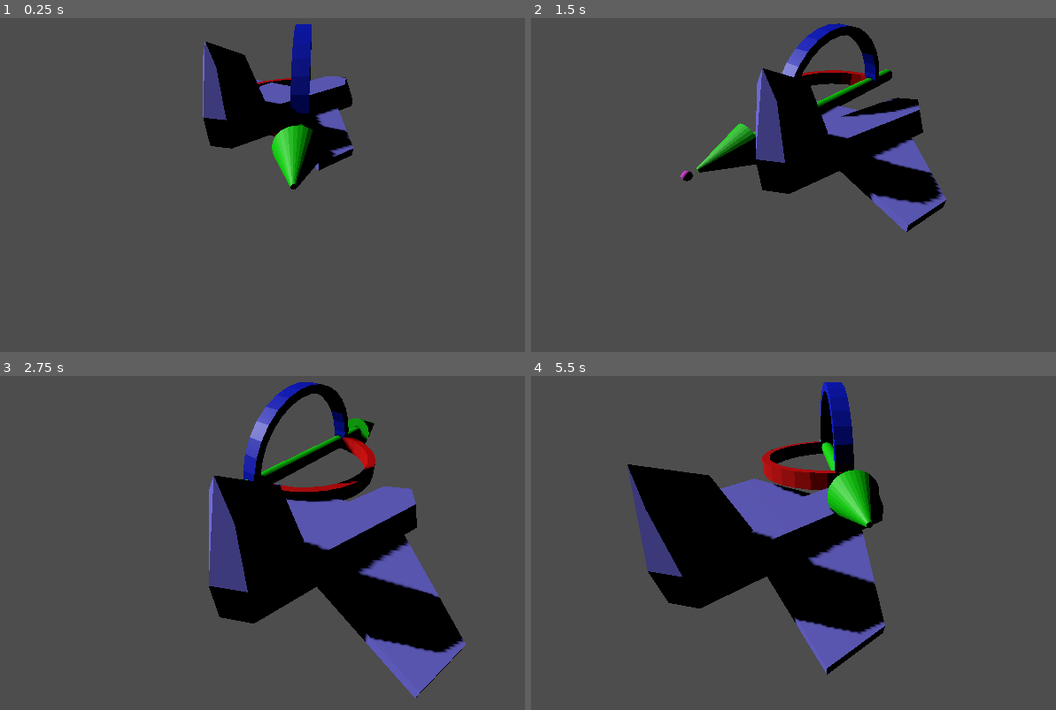
Above: before the commit, frames 1-4 (two rows, left to right).
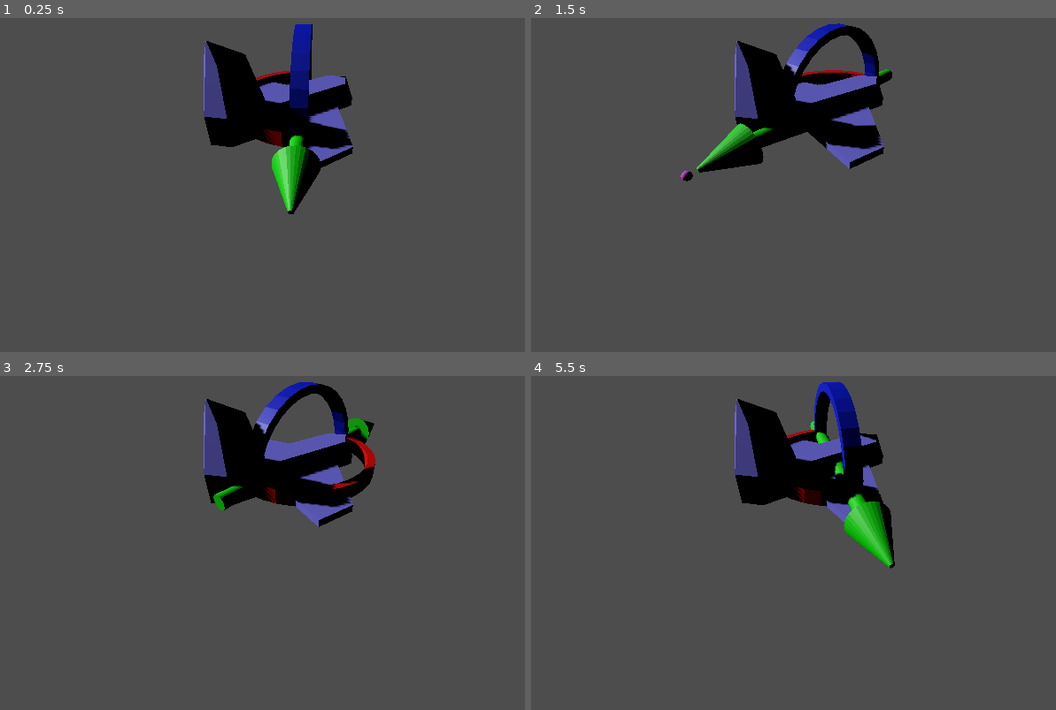
Above: after the commit, the same moments.

Repository: RinneT/3d_spaceship
Game: Godot game, scene res://cursor.tscn
Same seed, same stepped clock (60 frames per second), same inputs: the game is played once before the commit and once after it.
Inputs (mouse positions are in pixels of both pictures, inside the frame that each line leads up to):
- Up to frame 1 (0.25 s): no input
- Up to frame 2 (1.5 s): move the mouse to (982, 134) at 0.52 s; move the mouse to (688, 174) at 1.27 s
- Up to frame 3 (2.75 s): move the mouse to (367, 426) at 2.02 s
- Up to frame 4 (5.5 s): move the mouse to (793, 593) at 2.77 s; move the mouse to (1040, 573) at 3.52 s; move the mouse to (615, 456) at 4.27 s; move the mouse to (861, 512) at 5.02 s

The runs differ from the first frame. In frame 1, 2.3% of the frame differs, in the area x 38-68%, y 1-59%; in frame 2, 10%; in frame 3, 21%; in frame 4, 24%, in the area x 18-70%, y 1-90%.

Commit message:
Adjusted basic steering behaviours

Diff:
--- a/AI/Steering/2D/align.gd
+++ b/AI/Steering/2D/align.gd
@@ -1,21 +1,33 @@
 class_name Align
 extends AbstractSteering
 
+var max_angular_acceleration: float
+var max_rotation: float
 var target_radius: float
 var slow_radius: float
-var max_rotation: float
 var time_to_target: float
 
 # Align algorithm to rotate to a target orientation and slow rotation down in time
 # Returns null if no steering is required
 # To Face the opposite direction, add pi to the target orientation!
 func get_steering() -> SteeringOutput2D:
+	if !max_angular_acceleration:
+		push_error("max_angular_acceleration not set for Align behaviour!")
+	if !target_radius:
+		push_error("target_radius not set for Align behaviour!")
+	if !slow_radius:
+		push_error("slow_radius not set for Align behaviour!")
+	if !max_rotation:
+		push_error("max_rotation not set for Align behaviour!")
+	if !time_to_target:
+		push_error("time_to_target not set for Align behaviour!")
+
 	var steering: SteeringOutput2D = SteeringOutput2D.new()
 	# Get the naive direction to the target
 	var rotation_direction: float = target.orientation - character.orientation
 
 	# Map the result to the (-pi, pi) interval
-	var rotation = 0.0 # TODO: remap()??
+	var rotation = rotation_direction # TODO: remap()??
 	var rotation_size = abs(rotation_direction)
 
 	# Check if we are there, return no steering
@@ -35,6 +47,12 @@
 	steering.angular = target.rotation - character.rotation
 	steering.angular /= time_to_target
 
+	# Check if the acceleration is too great
+	var angular_acceleration: float = abs(steering.angular)
+	if angular_acceleration > max_angular_acceleration:
+		steering.angular /= angular_acceleration
+		steering.angular *= max_angular_acceleration
+
 	# We do not care about linear velocity here
 	# steering.linear = Vector2() # Unnecessary operation!
 
--- a/AI/Steering/2D/arrive.gd
+++ b/AI/Steering/2D/arrive.gd
@@ -1,7 +1,8 @@
 class_name Arrive
 extends AbstractSteering
 
-var targetRadius: float
+var max_acceleration: float
+var target_radius: float
 var slow_radius: float
 var max_speed: float
 var time_to_target: float
@@ -9,13 +10,24 @@
 # Arrive algorithm to arrive at a target and slow down in time
 # Returns null if no steering is required
 func get_steering() -> SteeringOutput2D:
+	if !max_acceleration:
+		push_error("max_acceleration not set for Arrive behaviour!")
+	if !target_radius:
+		push_error("target_radius not set for Arrive behaviour!")
+	if !slow_radius:
+		push_error("slow_radius not set for Arrive behaviour!")
+	if !max_speed:
+		push_error("max_speed not set for Arrive behaviour!")
+	if !time_to_target:
+		push_error("time_to_target not set for Arrive behaviour!")
+
 	var steering: SteeringOutput2D = SteeringOutput2D.new()
 	# Get the direction to the target
 	var direction: Vector2 = target.position - character.position
 	var distance: float = direction.length()
 
 	# Check if we are there, return no steering
-	if distance < targetRadius:
+	if distance < target_radius:
 		return null
 
 	# If we are outside the slow radius, go max speed
@@ -29,7 +41,11 @@
 
 	# Acceleration tries to get to the target velocity
 	steering.linear = targetVelocity - character.velocity
-	steering.linear = steering.linear / time_to_target
+	steering.linear /= time_to_target
+
+	# Check if the acceleration is too fast
+	if steering.linear.length() > max_acceleration:
+		steering.linear = steering.linear.normalized() * max_acceleration
 
 	# We do not care about orientation here
 	# steering.angular = 0.0 # Unnecessary operation!
--- a/AI/Steering/2D/face.gd
+++ b/AI/Steering/2D/face.gd
@@ -1,11 +1,9 @@
 class_name Face
 extends Align
 
-
-
 # Face algorithm to look at a given target
 func get_steering() -> SteeringOutput2D:
-	var predicted_target: Kinematic2D = target.duplicate()
+	var predicted_target: Kinematic2D = target.clone()
 
 	# Work out the distance to the target
 	var direction = target.position - character.position
--- a/AI/Steering/2D/flee.gd
+++ b/AI/Steering/2D/flee.gd
@@ -1,18 +1,20 @@
 class_name Flee
 extends AbstractSteering
 
-var maxAcceleration: float
+var max_acceleration: float
 
 # Flee algorithm to find the direction to move away from a
 # Does not re-orient the character!
 func get_steering() -> SteeringOutput2D:
+	if !max_acceleration:
+		push_error("max_acceleration not set for Flee behaviour!")
 	var steering: SteeringOutput2D = SteeringOutput2D.new()
 	# Get the inverse direction from the target
 	steering.linear = character.position - target.position
 
 	# Give full acceleration along this direction
 	steering.linear = steering.linear.normalized()
-	steering.linear *= maxAcceleration
+	steering.linear *= max_acceleration
 
 	# We do not care about orientation here
 	# steering.angular = 0.0  # Unnecessary operation!
--- a/AI/Steering/2D/seek.gd
+++ b/AI/Steering/2D/seek.gd
@@ -1,18 +1,20 @@
 class_name Seek
 extends AbstractSteering
 
-var maxAcceleration: float
+var max_acceleration: float
 
 # Seek algorithm to find the direction to a point
 # Does not re-orient the character!
 func get_steering() -> SteeringOutput2D:
+	if !max_acceleration:
+		push_error("max_acceleration not set for Seek behaviour!")
 	var steering: SteeringOutput2D = SteeringOutput2D.new()
 	# Get the direction to the target
 	steering.linear = target.position - character.position
 
 	# Give full acceleration along this direction
 	steering.linear = steering.linear.normalized()
-	steering.linear *= maxAcceleration
+	steering.linear *= max_acceleration
 
 	# We do not care about orientation here
 	# steering.angular = 0.0  # Unnecessary operation!
--- a/AI/Steering/kinematic_2d.gd
+++ b/AI/Steering/kinematic_2d.gd
@@ -5,3 +5,12 @@
 var orientation: float
 var velocity: Vector2
 var rotation: float
+
+# Returns a copy of this object
+func clone() -> Kinematic2D:
+	var dup: Kinematic2D = Kinematic2D.new()
+	dup.position = position
+	dup.orientation = orientation
+	dup.velocity = velocity
+	dup.rotation = rotation
+	return dup
--- a/cursor.tscn
+++ b/cursor.tscn
@@ -44,6 +44,8 @@
 shadow_enabled = true
 
 [node name="Space_Ship" type="RigidBody3D" parent="."]
+collision_layer = 0
+collision_mask = 0
 script = ExtResource("3_hswe5")
 
 [node name="Space_Ship_Mesh" parent="Space_Ship" instance=ExtResource("3_82nvv")]
--- a/project.godot
+++ b/project.godot
@@ -15,6 +15,11 @@
 config/features=PackedStringArray("4.3", "Forward Plus")
 config/icon="res://icon.svg"
 
+[editor]
+
+version_control/plugin_name="GitPlugin"
+version_control/autoload_on_startup=true
+
 [physics]
 
 3d/default_gravity_vector=Vector3(0, 0, 0)
--- a/space_ship.gd
+++ b/space_ship.gd
@@ -8,11 +8,12 @@
 
 # Called when the node enters the scene tree for the first time.
 func _ready() -> void:
-	behaviour = Arrive.new()
-	behaviour.max_speed = 1.0
+	behaviour = Face.new()
+	behaviour.max_rotation = 1.0
 	behaviour.slow_radius = 15.0
-	behaviour.targetRadius = 1
+	behaviour.target_radius = 0.1
 	behaviour.time_to_target = 0.1
+	behaviour.max_angular_acceleration = 1.0
 	behaviour.character = character
 	behaviour.target = target
 
Not shown, added: addons/godot-git-plugin/plugin.cfg
Not shown, added: addons/godot-git-plugin/LICENSE
Not shown, added: addons/godot-git-plugin/THIRDPARTY.md
Not shown, added: addons/godot-git-plugin/git_plugin.gdextension
Not shown, added: addons/godot-git-plugin/linux/libgit_plugin.linux.editor.x86_64.so
Not shown, added: addons/godot-git-plugin/macos/libgit_plugin.macos.editor.universal.dylib
Not shown, added: addons/godot-git-plugin/win64/libgit_plugin.windows.editor.x86_64.dll
Not shown, added: addons/godot-git-plugin/win64/libgit_plugin.windows.editor.x86_64.exp
Not shown, added: addons/godot-git-plugin/win64/libgit_plugin.windows.editor.x86_64.lib
